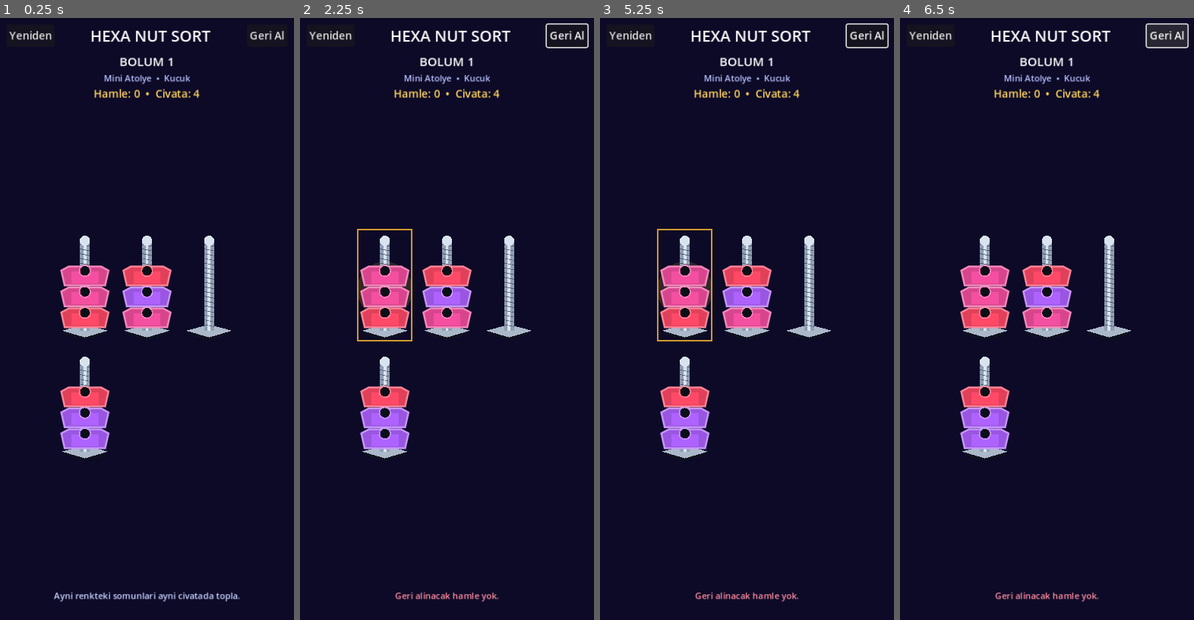
Above: before the commit, frames 1-4 (left to right).
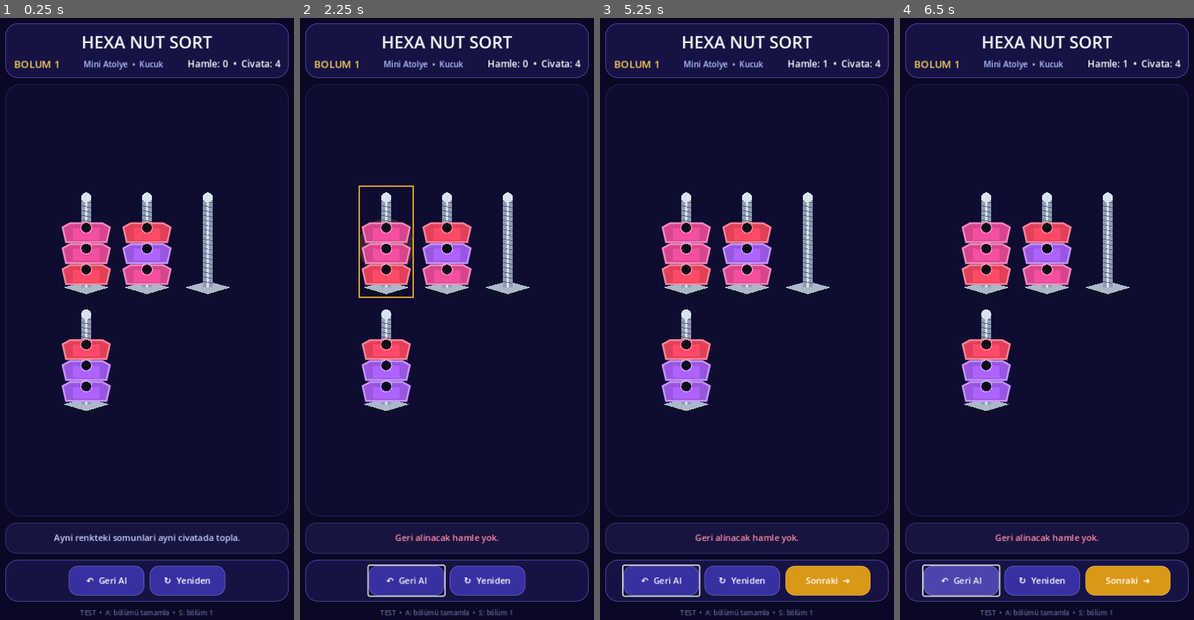
Above: after the commit, the same moments.

Repository: kelacumelam-cyber/Hexiva
Game: Godot game, scene res://godot/Main.tscn
Same seed, same stepped clock (60 frames per second), same inputs: the game is played once before the commit and once after it.
Inputs (mouse positions are in pixels of both pictures, inside the frame that each line leads up to):
- Up to frame 1 (0.25 s): no input
- Up to frame 2 (2.25 s): click "Yeniden" (after the commit: "↻ Yeniden") at 0.5 s; click "Geri Al" (after the commit: "↶ Geri Al") at 1.25 s; tap Enter at 2 s; move the mouse to (385, 282) at 2.02 s; click (385, 282) at 2.17 s
- Up to frame 3 (5.25 s): tap Space at 2.75, 4.25 s; hold S 2.78-3.53 s; click (685, 282) at 2.92 s; tap Enter at 3.5, 5 s; click (685, 282) at 3.67 s; click (685, 282) at 4.42 s; hold A from 5.03 s (still down); click (685, 282) at 5.17 s
- Up to frame 4 (6.5 s): release A at 5.75 s; click "Geri Al" (after the commit: "↶ Geri Al") at 5.75 s

The runs differ from the first frame. In frame 1, 31% of the frame differs, in the area x 1-99%, y 0-100%; in frame 2, 32%; in frame 3, 31%; in frame 4, 31%.

Commit message:
Rebuild Godot mobile UI and add A/S test cheats

Diff:
--- a/godot/scripts/main.gd
+++ b/godot/scripts/main.gd
@@ -44,87 +44,169 @@
 
 func _build_ui() -> void:
 	var background: ColorRect = ColorRect.new()
-	background.color = Color("#0d0a27")
+	background.color = Color("#0a0824")
 	background.set_anchors_and_offsets_preset(Control.PRESET_FULL_RECT)
 	background.mouse_filter = Control.MOUSE_FILTER_IGNORE
 	add_child(background)
 
 	var margin: MarginContainer = MarginContainer.new()
 	margin.set_anchors_and_offsets_preset(Control.PRESET_FULL_RECT)
-	margin.add_theme_constant_override("margin_left", 12)
-	margin.add_theme_constant_override("margin_right", 12)
-	margin.add_theme_constant_override("margin_top", 12)
-	margin.add_theme_constant_override("margin_bottom", 12)
+	margin.add_theme_constant_override("margin_left", 10)
+	margin.add_theme_constant_override("margin_right", 10)
+	margin.add_theme_constant_override("margin_top", 10)
+	margin.add_theme_constant_override("margin_bottom", 10)
 	add_child(margin)
 
 	var root_box: VBoxContainer = VBoxContainer.new()
-	root_box.add_theme_constant_override("separation", 8)
+	root_box.add_theme_constant_override("separation", 9)
 	margin.add_child(root_box)
 
-	var top_row: HBoxContainer = HBoxContainer.new()
-	top_row.add_theme_constant_override("separation", 8)
-	root_box.add_child(top_row)
-
-	var restart_button: Button = Button.new()
-	restart_button.text = "Yeniden"
-	restart_button.pressed.connect(_restart_level)
-	top_row.add_child(restart_button)
+	var header_panel: PanelContainer = PanelContainer.new()
+	header_panel.add_theme_stylebox_override("panel", _panel_style(Color("#161344"), Color("#4f46a8"), 18))
+	root_box.add_child(header_panel)
+
+	var header_margin: MarginContainer = MarginContainer.new()
+	header_margin.add_theme_constant_override("margin_left", 12)
+	header_margin.add_theme_constant_override("margin_right", 12)
+	header_margin.add_theme_constant_override("margin_top", 9)
+	header_margin.add_theme_constant_override("margin_bottom", 9)
+	header_panel.add_child(header_margin)
+
+	var header_box: VBoxContainer = VBoxContainer.new()
+	header_box.add_theme_constant_override("separation", 4)
+	header_margin.add_child(header_box)
 
 	title_label = Label.new()
 	title_label.text = "HEXA NUT SORT"
 	title_label.horizontal_alignment = HORIZONTAL_ALIGNMENT_CENTER
-	title_label.size_flags_horizontal = Control.SIZE_EXPAND_FILL
-	title_label.add_theme_font_size_override("font_size", 23)
-	top_row.add_child(title_label)
-
-	var undo_button: Button = Button.new()
-	undo_button.text = "Geri Al"
-	undo_button.pressed.connect(_undo)
-	top_row.add_child(undo_button)
-
-	var info_box: VBoxContainer = VBoxContainer.new()
-	info_box.add_theme_constant_override("separation", 2)
-	root_box.add_child(info_box)
+	title_label.add_theme_font_size_override("font_size", 25)
+	title_label.add_theme_color_override("font_color", Color("#ffffff"))
+	header_box.add_child(title_label)
+
+	var stats_row: HBoxContainer = HBoxContainer.new()
+	stats_row.alignment = BoxContainer.ALIGNMENT_CENTER
+	stats_row.add_theme_constant_override("separation", 10)
+	header_box.add_child(stats_row)
 
 	level_label = Label.new()
 	level_label.horizontal_alignment = HORIZONTAL_ALIGNMENT_CENTER
-	level_label.add_theme_font_size_override("font_size", 18)
-	info_box.add_child(level_label)
+	level_label.add_theme_font_size_override("font_size", 15)
+	level_label.add_theme_color_override("font_color", Color("#ffd45a"))
+	stats_row.add_child(level_label)
 
 	profile_label = Label.new()
 	profile_label.horizontal_alignment = HORIZONTAL_ALIGNMENT_CENTER
-	profile_label.add_theme_color_override("font_color", Color("#b8c1ff"))
-	profile_label.add_theme_font_size_override("font_size", 13)
-	info_box.add_child(profile_label)
+	profile_label.size_flags_horizontal = Control.SIZE_EXPAND_FILL
+	profile_label.add_theme_color_override("font_color", Color("#b9c3ff"))
+	profile_label.add_theme_font_size_override("font_size", 12)
+	stats_row.add_child(profile_label)
 
 	moves_label = Label.new()
 	moves_label.horizontal_alignment = HORIZONTAL_ALIGNMENT_CENTER
-	moves_label.add_theme_color_override("font_color", Color("#ffd45a"))
-	info_box.add_child(moves_label)
+	moves_label.add_theme_color_override("font_color", Color("#ffffff"))
+	moves_label.add_theme_font_size_override("font_size", 14)
+	stats_row.add_child(moves_label)
+
+	var board_panel: PanelContainer = PanelContainer.new()
+	board_panel.size_flags_vertical = Control.SIZE_EXPAND_FILL
+	board_panel.add_theme_stylebox_override("panel", _panel_style(Color("#0f0c32"), Color("#252058"), 22))
+	root_box.add_child(board_panel)
+
+	var board_margin: MarginContainer = MarginContainer.new()
+	board_margin.add_theme_constant_override("margin_left", 8)
+	board_margin.add_theme_constant_override("margin_right", 8)
+	board_margin.add_theme_constant_override("margin_top", 10)
+	board_margin.add_theme_constant_override("margin_bottom", 10)
+	board_panel.add_child(board_margin)
 
 	var board_center: CenterContainer = CenterContainer.new()
 	board_center.size_flags_vertical = Control.SIZE_EXPAND_FILL
-	root_box.add_child(board_center)
+	board_margin.add_child(board_center)
 
 	board_grid = GridContainer.new()
 	board_grid.columns = 4
-	board_grid.add_theme_constant_override("h_separation", 6)
-	board_grid.add_theme_constant_override("v_separation", 8)
+	board_grid.add_theme_constant_override("h_separation", 4)
+	board_grid.add_theme_constant_override("v_separation", 2)
 	board_center.add_child(board_grid)
+
+	var status_panel: PanelContainer = PanelContainer.new()
+	status_panel.custom_minimum_size = Vector2(0, 46)
+	status_panel.add_theme_stylebox_override("panel", _panel_style(Color("#171441"), Color("#383273"), 16))
+	root_box.add_child(status_panel)
 
 	status_label = Label.new()
 	status_label.text = ""
 	status_label.horizontal_alignment = HORIZONTAL_ALIGNMENT_CENTER
+	status_label.vertical_alignment = VERTICAL_ALIGNMENT_CENTER
 	status_label.autowrap_mode = TextServer.AUTOWRAP_WORD_SMART
-	status_label.custom_minimum_size = Vector2(0, 40)
 	status_label.add_theme_font_size_override("font_size", 13)
-	root_box.add_child(status_label)
+	status_panel.add_child(status_label)
+
+	var action_panel: PanelContainer = PanelContainer.new()
+	action_panel.add_theme_stylebox_override("panel", _panel_style(Color("#161344"), Color("#4f46a8"), 18))
+	root_box.add_child(action_panel)
+
+	var action_margin: MarginContainer = MarginContainer.new()
+	action_margin.add_theme_constant_override("margin_left", 9)
+	action_margin.add_theme_constant_override("margin_right", 9)
+	action_margin.add_theme_constant_override("margin_top", 8)
+	action_margin.add_theme_constant_override("margin_bottom", 8)
+	action_panel.add_child(action_margin)
+
+	var action_row: HBoxContainer = HBoxContainer.new()
+	action_row.alignment = BoxContainer.ALIGNMENT_CENTER
+	action_row.add_theme_constant_override("separation", 8)
+	action_margin.add_child(action_row)
+
+	var undo_button: Button = Button.new()
+	undo_button.text = "↶  Geri Al"
+	undo_button.custom_minimum_size = Vector2(112, 44)
+	_style_button(undo_button, Color("#3730a3"))
+	undo_button.pressed.connect(_undo)
+	action_row.add_child(undo_button)
+
+	var restart_button: Button = Button.new()
+	restart_button.text = "↻  Yeniden"
+	restart_button.custom_minimum_size = Vector2(112, 44)
+	_style_button(restart_button, Color("#3730a3"))
+	restart_button.pressed.connect(_restart_level)
+	action_row.add_child(restart_button)
 
 	next_button = Button.new()
-	next_button.text = "Sonraki Bolum"
+	next_button.text = "Sonraki  ➜"
+	next_button.custom_minimum_size = Vector2(126, 44)
+	_style_button(next_button, Color("#d99816"))
 	next_button.visible = false
 	next_button.pressed.connect(_next_level)
-	root_box.add_child(next_button)
+	action_row.add_child(next_button)
+
+	var test_label: Label = Label.new()
+	test_label.text = "TEST  •  A: bölümü tamamla  •  S: bölüm 1"
+	test_label.horizontal_alignment = HORIZONTAL_ALIGNMENT_CENTER
+	test_label.add_theme_font_size_override("font_size", 10)
+	test_label.add_theme_color_override("font_color", Color("#69639d"))
+	root_box.add_child(test_label)
+
+func _panel_style(bg: Color, border: Color, radius: int) -> StyleBoxFlat:
+	var style: StyleBoxFlat = StyleBoxFlat.new()
+	style.bg_color = bg
+	style.border_color = border
+	style.set_border_width_all(1)
+	style.set_corner_radius_all(radius)
+	return style
+
+func _style_button(button: Button, base_color: Color) -> void:
+	var normal: StyleBoxFlat = _panel_style(base_color, base_color.lightened(0.22), 13)
+	normal.set_content_margin_all(10.0)
+	var hover: StyleBoxFlat = _panel_style(base_color.lightened(0.10), base_color.lightened(0.34), 13)
+	hover.set_content_margin_all(10.0)
+	var pressed: StyleBoxFlat = _panel_style(base_color.darkened(0.10), base_color.lightened(0.12), 13)
+	pressed.set_content_margin_all(10.0)
+	button.add_theme_stylebox_override("normal", normal)
+	button.add_theme_stylebox_override("hover", hover)
+	button.add_theme_stylebox_override("pressed", pressed)
+	button.add_theme_font_size_override("font_size", 13)
+	button.add_theme_color_override("font_color", Color.WHITE)
 
 func _load_level(level_number: int) -> void:
 	current_level = max(1, level_number)
@@ -410,6 +492,31 @@
 	Input.vibrate_handheld(35)
 	_load_level(current_level + 1)
 
+func _unhandled_key_input(event: InputEvent) -> void:
+	if not (event is InputEventKey):
+		return
+	var key_event: InputEventKey = event as InputEventKey
+	if not key_event.pressed or key_event.echo:
+		return
+	match key_event.keycode:
+		KEY_A:
+			_debug_complete_level()
+			get_viewport().set_input_as_handled()
+		KEY_S:
+			_debug_return_to_level_one()
+			get_viewport().set_input_as_handled()
+
+func _debug_complete_level() -> void:
+	if won:
+		return
+	move_count += 1
+	_win_level()
+	_set_status("TEST: Bölüm tamamlandı. Sonraki bölüme geçebilirsin.", Color("#ffe07a"))
+
+func _debug_return_to_level_one() -> void:
+	_load_level(1)
+	_set_status("TEST: Bölüm 1'e dönüldü.", Color("#b9c3ff"))
+
 func _set_status(message: String, color: Color) -> void:
 	status_label.text = message
 	status_label.add_theme_color_override("font_color", color)
